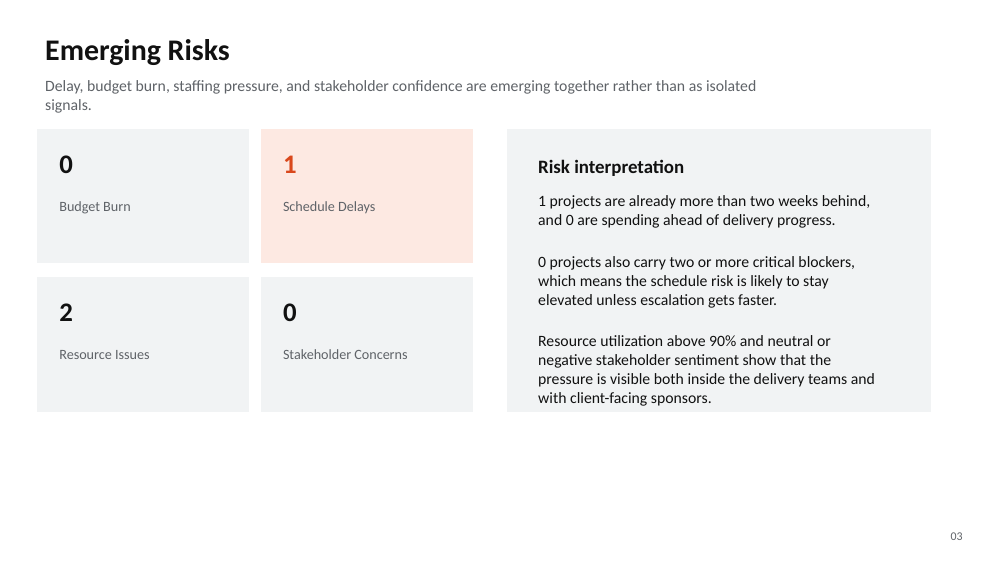
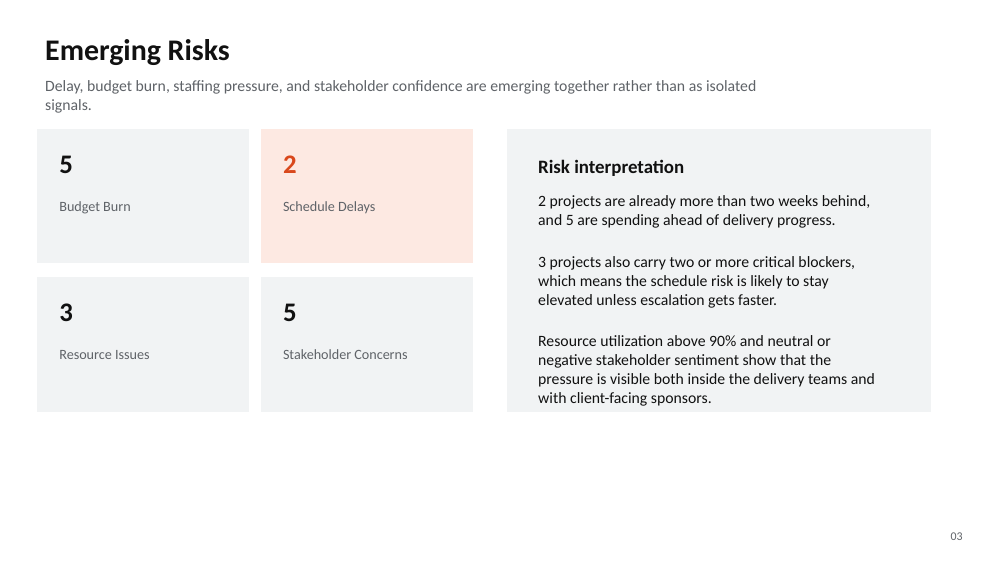
Before and after one commit to Rajibpanda01/Project-Health-Reporting-Agent, a slide deck: slide 3 of deliverables/monthly_executive_deck.pptx. Drawn at 1008x567 pixels with LibreOffice and Linux fonts; fonts in the diff are those of the drawing. Boxes give left, top, right and bottom in pixels: in the first picture for what was removed or moved away, otherwise in the second. Text is boxed around its words. In the diff, an @@ line names an element or a change of style, - is before the commit and + after.

```diff
--- a/deliverables/monthly_executive_deck.pptx
+++ b/deliverables/monthly_executive_deck.pptx
@@ text at [59,155,73,173]: text changed @@
-0
+5
@@ text at [283,155,297,173]: text changed @@
-1
+2
@@ text at [538,195,870,308]: text changed @@
-1 projects are already more than two weeks behind, and 0 are spending ahead of delivery progress.
-0 projects also carry two or more critical blockers, which means the schedule risk is likely to stay elevated unless escalation gets faster.
+2 projects are already more than two weeks behind, and 5 are spending ahead of delivery progress.
+3 projects also carry two or more critical blockers, which means the schedule risk is likely to stay elevated unless escalation gets faster.
@@ text at [59,303,73,321]: text changed @@
-2
+3
@@ text at [283,303,297,321]: text changed @@
-0
+5
```
Also in this commit, not shown: 4 other slides changed, 1 other file.
